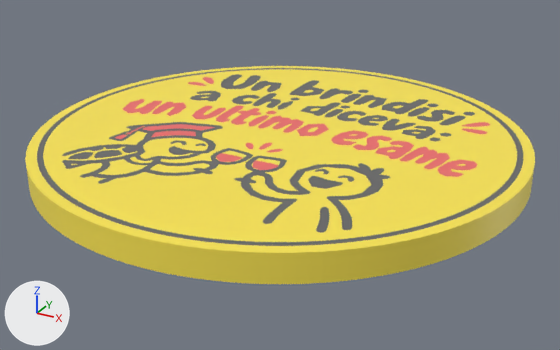
Two versions of the glTF model public/products/sottobicchiere-brindisi-ai-fuori-corso.glb, one commit apart.
The view is the same before and after, from a 50 mm lens placed at (0.054, -0.0982, 0.046), pointed at (0.0009, -0.0017, -0.0023). Every picture has the same lights, and +X, +Y and +Z are marked at lower left. The first picture is the older version. Where no turn or scale is listed for an object, it has been applied to the vertices. Vertices at exactly the same position are counted once.

Names of what the first picture shows: 'coaster_accent', 'coaster_base', 'coaster_ink'.
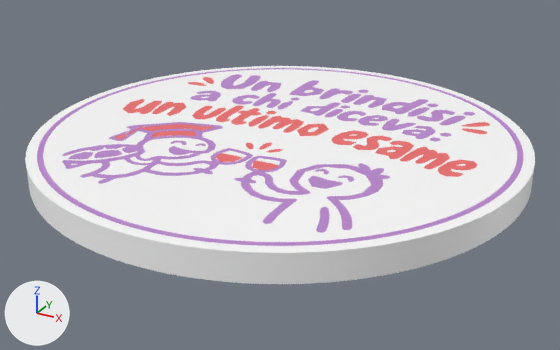
What differs and where, as boxes (x1, y1, x2, y2) in the pictures (560 x 350 px):
part 1 of me_coaster_base, recoloured (yellow to white): (25, 66, 535, 284) in both
part 2 of me_coaster_ink, recoloured (dark grey to purple): (37, 68, 523, 246) in both

The change, as a list of edits to the scene's bpy script:
```text
Change me_coaster_base:
    where me_coaster_base.from_pydata(...)  # 5040 vertices, 10080 faces; spans x -0.0375..0.0375, y -0.0375..0.0375, z 0.0..0.004
    used by ob_coaster_base; location = (0.0, 0.0, 0.0)
    me_coaster_base part 1: 10080 faces centred in x -0.0375..0.0375, y -0.0375..0.0375, z 0.0..0.004 are repainted in the vertex colours; the middle colour goes from yellow #fde751 to white #ffffff
Change me_coaster_ink:
    where me_coaster_ink.from_pydata(...)  # 3930 vertices, 7780 faces; spans x -0.0359..0.0359, y -0.0359..0.0359, z 0.0034..0.004
    used by ob_coaster_ink; location = (0.0, 0.0, 0.0)
    me_coaster_ink part 2: 7780 faces centred in x -0.0359..0.0359, y -0.0359..0.0359, z 0.0034..0.004 are repainted in the vertex colours; the middle colour goes from dark grey #666666 to purple #bc88d0
```
